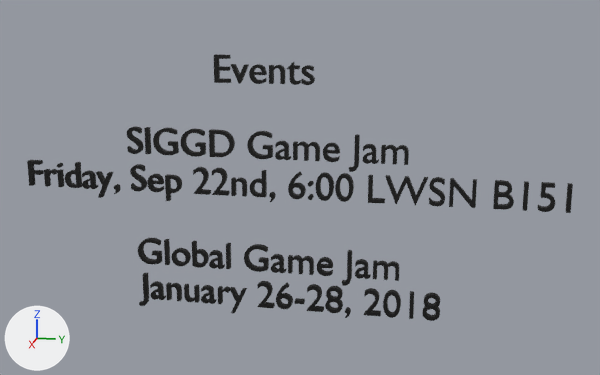
Renders of the FBX model Assets/events.fbx from each side of a commit.
One viewpoint serves both versions: a camera (50 mm lens) standing at (20.07, 4.94, 2.41) and looking at (-0.1, 0.9, -2.64). The axes (+X, +Y, +Z) are drawn at lower left. The lights are the same throughout. Where no turn or scale is listed for an object, it has been applied to the vertices. Vertices at the same position are counted once.

Before the edit, the objects in view are built like this:
```python
me_mesh_001 = bpy.data.meshes.new('Mesh.001')
me_mesh_001.from_pydata(...)  # 11674 vertices, 17339 faces; spans x -0.08..0.08, y -6.51..7.5, z -5.23..-0.31
me_mesh_001.materials.append(mat_text)  # black #000000
me_mesh_002 = bpy.data.meshes.new('Mesh.002')
me_mesh_002.from_pydata(...)  # 734 vertices, 1081 faces; spans x -0.08..0.08, y -1.24..1.28, z -0.01..0.68
me_mesh_002.materials.append(mat_text)  # black #000000
ob_text_009 = bpy.data.objects.new('Text.009', me_mesh_002)
ob_text_009.location = (0.0, 0.0, 0.0)
ob_text_012 = bpy.data.objects.new('Text.012', me_mesh_001)
ob_text_012.location = (0.0, 0.0, -0.9)
```
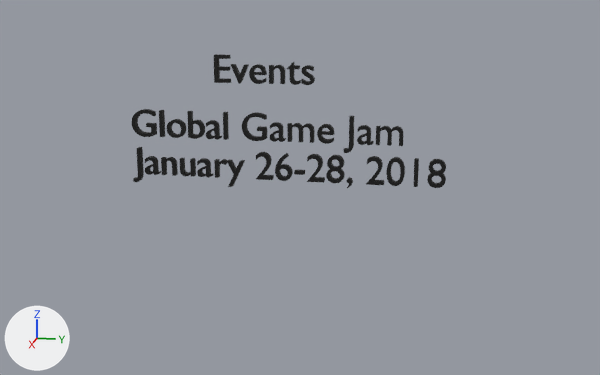
Pixel boxes (x1, y1, x2, y2) of what changed, in the pictures (600 x 375 px; the box of a moved part takes in the faces that stretch with it):
'Text.012', reshaped (42% narrower, 59% shorter)
    before: (27, 126, 573, 321)
    after: (132, 109, 446, 188)
part 1 of me_mesh_001, moved or reshaped
    before: (523, 181, 529, 211)
    after: (414, 158, 419, 187)
part 2 of me_mesh_001, moved or reshaped
    before: (383, 290, 401, 318)
    after: (386, 157, 405, 186)
part 3 of me_mesh_001, moved or reshaped
    before: (212, 168, 230, 196)
    after: (307, 154, 325, 183)
part 4 of me_mesh_001, moved or reshaped
    before: (295, 298, 305, 304)
    after: (294, 169, 305, 175)
part 5 of me_mesh_001, moved or reshaped
    before: (288, 172, 306, 199)
    after: (275, 153, 293, 181)
part 6 of me_mesh_001, moved or reshaped
    before: (230, 287, 247, 313)
    after: (227, 160, 245, 187)
part 7 of me_mesh_001, moved or reshaped
    before: (218, 286, 230, 304)
    after: (214, 159, 228, 178)
part 8 of me_mesh_001, moved or reshaped
    before: (184, 284, 200, 303)
    after: (179, 158, 196, 177)
part 9 of me_mesh_001, moved or reshaped
    before: (231, 177, 247, 197)
    after: (161, 157, 178, 176)
part 10 of me_mesh_001, moved or reshaped
    before: (349, 134, 360, 172)
    after: (343, 116, 354, 153)
part 11 of me_mesh_001, moved or reshaped
    before: (317, 257, 333, 276)
    after: (317, 124, 335, 144)
part 12 of me_mesh_001, moved or reshaped
    before: (293, 141, 320, 161)
    after: (287, 123, 315, 143)
part 13 of me_mesh_001, moved or reshaped
    before: (244, 244, 269, 272)
    after: (242, 112, 267, 141)
part 14 of me_mesh_001, moved or reshaped
    before: (144, 127, 151, 154)
    after: (223, 112, 229, 140)
part 15 of me_mesh_001, moved or reshaped
    before: (164, 239, 170, 265)
    after: (159, 110, 165, 137)
part 16 of me_mesh_001, moved or reshaped
    before: (138, 238, 162, 264)
    after: (132, 109, 157, 137)
part 17 of me_mesh_001, deleted (black)
    before: (27, 126, 573, 321)
part 18 of me_mesh_001, moved or reshaped
    before: (130, 128, 445, 207)
    after: (133, 111, 446, 188)

What changed in the scene script:
```text
Change me_mesh_001:
    remove me_mesh_001.from_pydata(...)  # 11674 vertices, 17339 faces; spans x -0.08..0.08, y -6.51..7.5, z -5.23..-0.31
    remove me_mesh_001.materials.append(mat_text)  # black #000000
    add me_mesh_001.from_pydata(...)  # 5572 vertices, 8294 faces; spans x -0.08..0.08, y -3.52..4.54, z -1.77..0.15
    me_mesh_001 part 1: the loose piece of 8 vertices spanning x -0.08..0.08, y 6.4..6.5, z -2.0..-1.32 is moved by (0.0, -2.63, 0.46), in mat_text_001 (black #000000)
    me_mesh_001 part 2: the loose piece of 192 vertices spanning x -0.08..0.08, y 3.1..3.54, z -5.01..-4.31 is moved by (0.0, 0.0, 3.46), in mat_text_001 (black #000000)
    me_mesh_001 part 3: the loose piece of 178 vertices spanning x -0.08..0.08, y -1.38..-0.95, z -2.0..-1.31 is moved by (0.0, 2.49, 0.46), in mat_text_001 (black #000000)
    me_mesh_001 part 4: the loose piece of 8 vertices spanning x -0.08..0.08, y 0.79..1.04, z -4.83..-4.73 is moved by (0.0, 0.0, 3.46), in mat_text_001 (black #000000)
    me_mesh_001 part 5: the loose piece of 242 vertices spanning x -0.08..0.08, y 0.63..1.06, z -2.01..-1.31 is moved by (0.0, -0.34, 0.46), in mat_text_001 (black #000000)
    me_mesh_001 part 6: the loose piece of 16 vertices spanning x -0.08..0.08, y -0.96..-0.52, z -5.23..-4.55 is moved by (0.0, 0.0, 3.46), in mat_text_001 (black #000000)
    me_mesh_001 part 7: the loose piece of 110 vertices spanning x -0.08..0.08, y -1.29..-0.96, z -5.0..-4.54 is moved by (0.0, 0.0, 3.46), in mat_text_001 (black #000000)
    me_mesh_001 part 8: the loose piece of 112 vertices spanning x -0.08..0.08, y -2.23..-1.85, z -5.01..-4.55 is moved by (0.0, 0.0, 3.46), in mat_text_001 (black #000000)
    me_mesh_001 part 9: the loose piece of 114 vertices spanning x -0.08..0.08, y -0.86..-0.48, z -2.0..-1.54 is moved by (0.0, -1.87, 0.46), in mat_text_001 (black #000000)
    me_mesh_001 part 10: the loose piece of 82 vertices spanning x -0.08..0.08, y 2.17..2.41, z -1.23..-0.32 is moved by (0.0, -0.14, 0.46), in mat_text_001 (black #000000)
    me_mesh_001 part 11: the loose piece of 198 vertices spanning x -0.08..0.08, y 1.37..1.78, z -4.01..-3.54 is moved by (0.0, 0.0, 3.46), in mat_text_001 (black #000000)
    me_mesh_001 part 12: the loose piece of 214 vertices spanning x -0.08..0.08, y 0.76..1.42, z -1.0..-0.54 is moved by (0.0, -0.14, 0.46), in mat_text_001 (black #000000)
    me_mesh_001 part 13: the loose piece of 204 vertices spanning x -0.08..0.08, y -0.55..0.07, z -4.01..-3.31 is moved by (0.0, 0.0, 3.46), in mat_text_001 (black #000000)
    me_mesh_001 part 14: the loose piece of 8 vertices spanning x -0.08..0.08, y -3.15..-3.05, z -1.0..-0.32 is moved by (0.0, 2.11, 0.46), in mat_text_001 (black #000000)
    me_mesh_001 part 15: the loose piece of 8 vertices spanning x -0.08..0.08, y -2.73..-2.65, z -4.0..-3.32 is moved by (0.0, 0.0, 3.46), in mat_text_001 (black #000000)
    me_mesh_001 part 16: the loose piece of 204 vertices spanning x -0.08..0.08, y -3.49..-2.87, z -4.01..-3.31 is moved by (0.0, 0.0, 3.46), in mat_text_001 (black #000000)
    me_mesh_001 part 17: 38 loose pieces with 6506 vertices, spanning x -0.08..0.08, y -6.51..7.5, z -5.23..-0.31, are deleted
    me_mesh_001 part 18: 20 vertices moved within x -0.08..0.08, y -2.54..3.2, z -1.48..-0.31; 3200 vertices removed from x -0.08..0.08, y -3.59..4.55, z -2.01..-0.31; 3604 vertices added at x -0.08..0.08, y -3.52..4.54, z -1.77..0.15
    add me_mesh_001.materials.append(mat_text_001)  # black #000000
```
